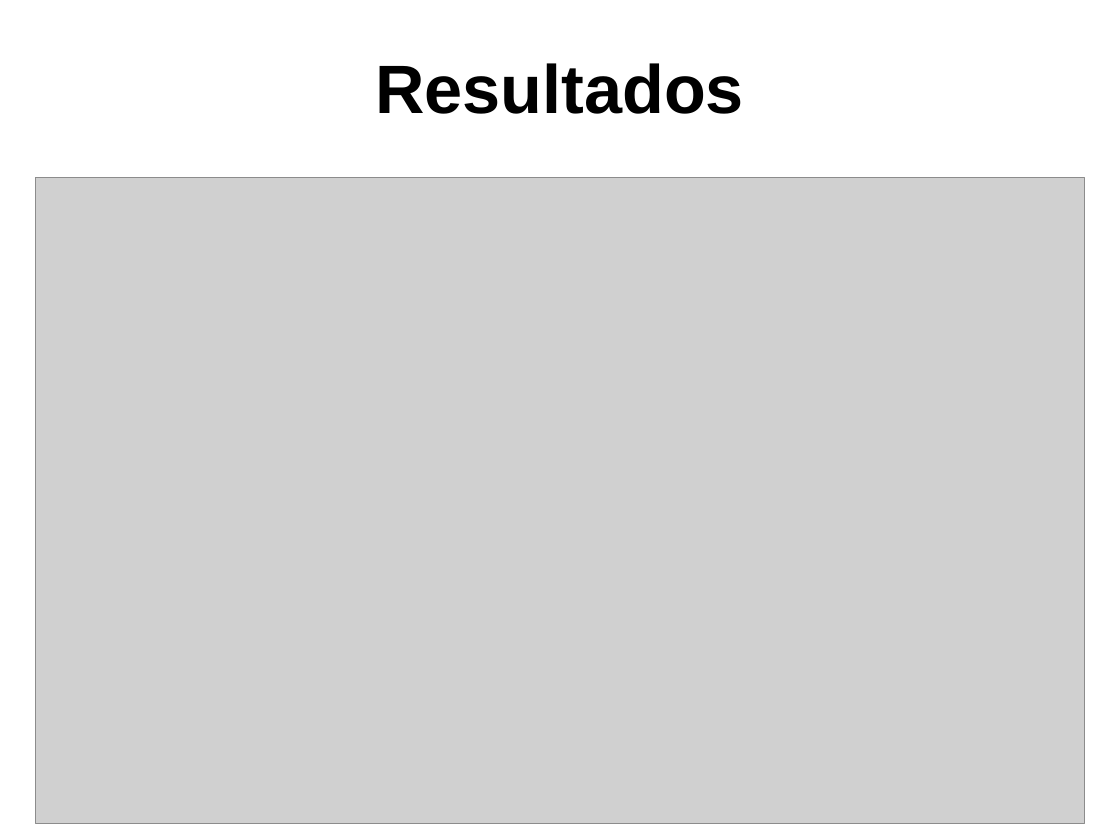
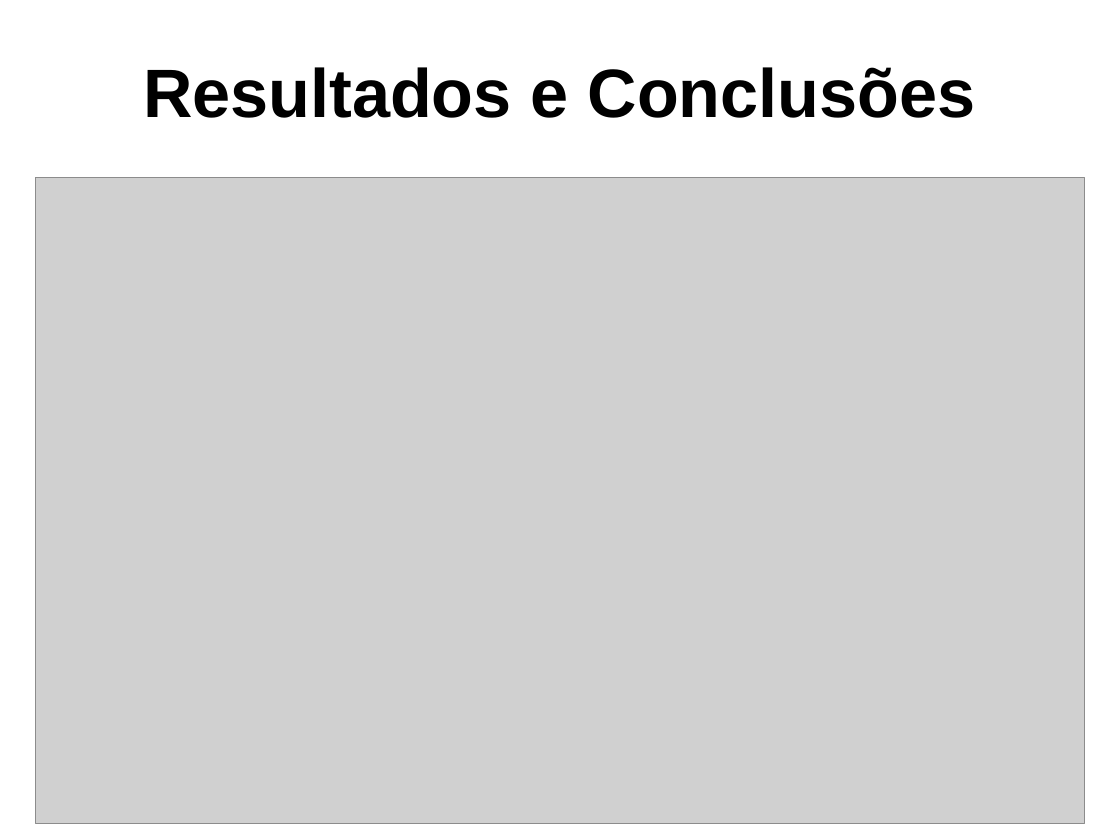
Before and after one commit to DaviWT/Com_Dig, a slide deck: slide 5 of Artigo/Apresentação.pptx. Drawn at 1120x840 pixels with LibreOffice and Linux fonts; fonts in the diff are those of the drawing; grey boxes stand for pictures; background and template pictures are left out. Boxes give left, top, right and bottom in pixels: in the first picture for what was removed or moved away, otherwise in the second. Text is boxed around its words. In the diff, an @@ line names an element or a change of style, - is before the commit and + after.

Commit message:
Artigo | Apresentação finalizada; Conclusões juntas com os resultados.

```diff
--- a/Artigo/Apresentação.pptx
+++ b/Artigo/Apresentação.pptx
@@ text at bbox=[143, 67, 976, 118]: text changed @@
-Resultados
+Resultados e Conclusões
```
Also in this commit, not shown: 1 other slide changed, 2 slides added, 1 slide removed.
